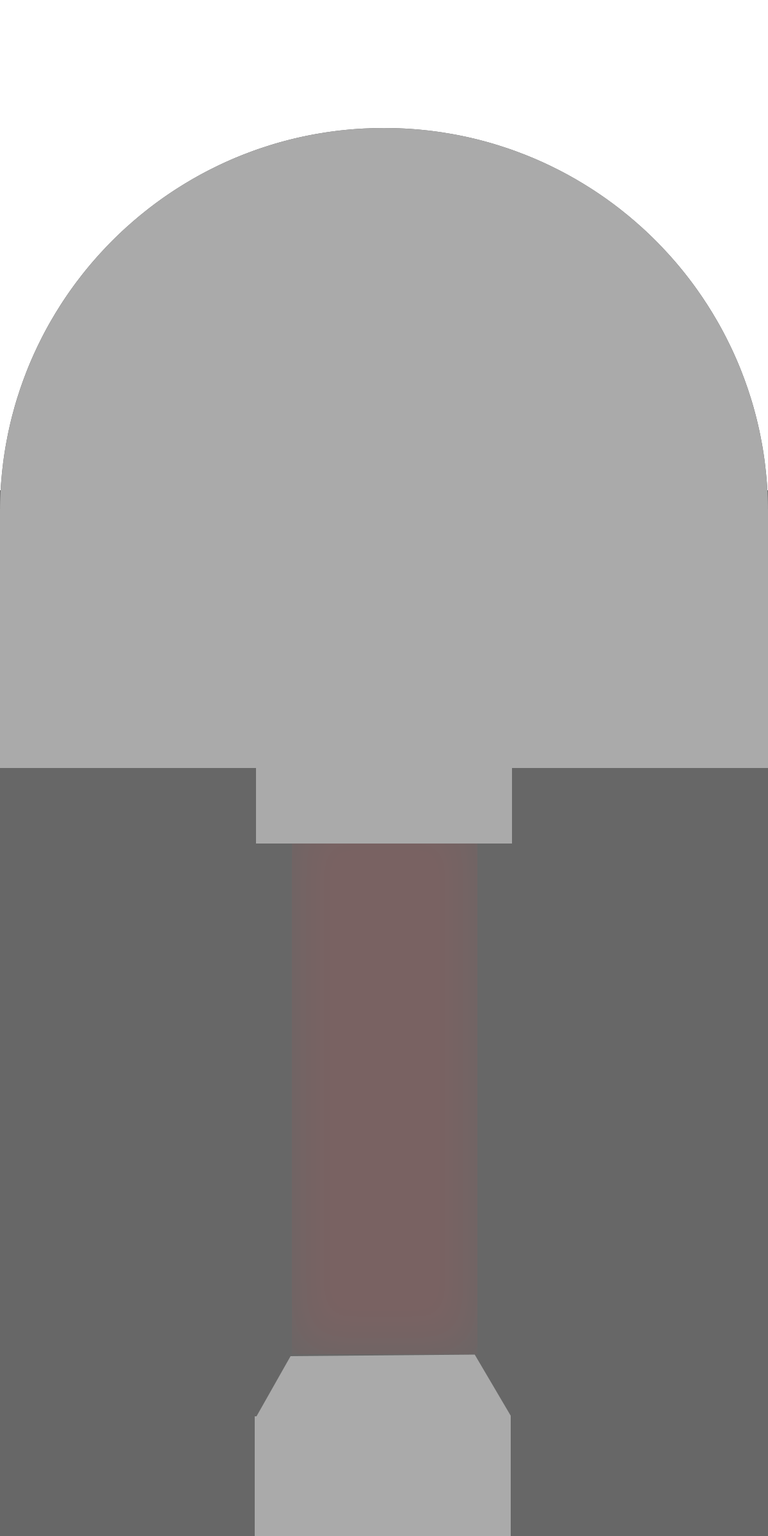
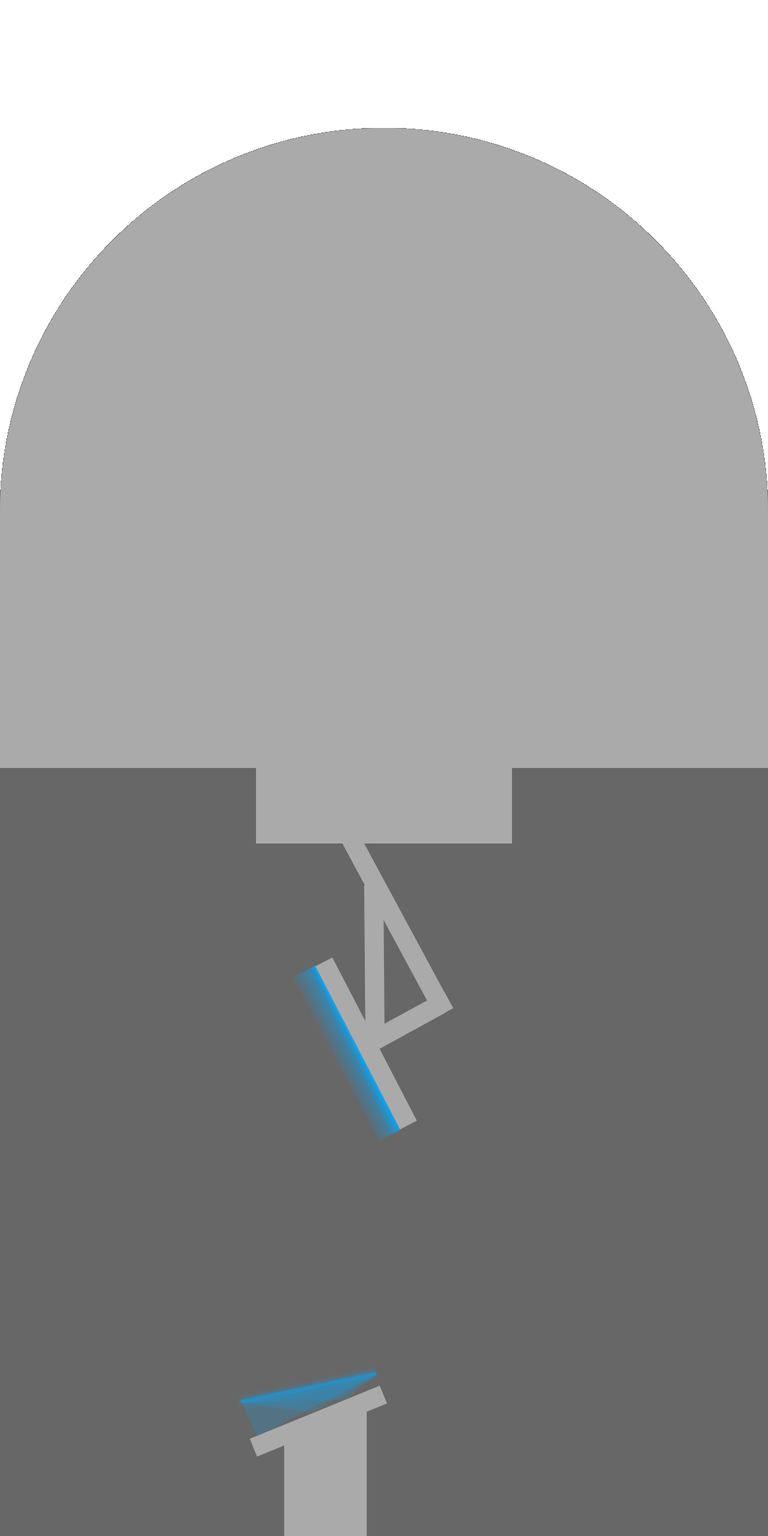
Layers edited between the first and the second (768, 1536) image:
added layer "Layer 16" above "Layer 13" over (293, 965, 401, 1142)
added layer "Layer 13" (64%) above "Layer 15" over (237, 1365, 384, 1437)
added layer "Layer 15" above "Layer 14" over (249, 1385, 388, 1536)
added layer "Layer 14" above "Layer 6 copy" over (314, 843, 454, 1130)
removed layer "Layer 7" over (254, 1354, 511, 1536)
removed layer "Layer 8" (was 12%) over (291, 843, 478, 1355)
painted on "Layer 9" over (0, 127, 768, 491)
